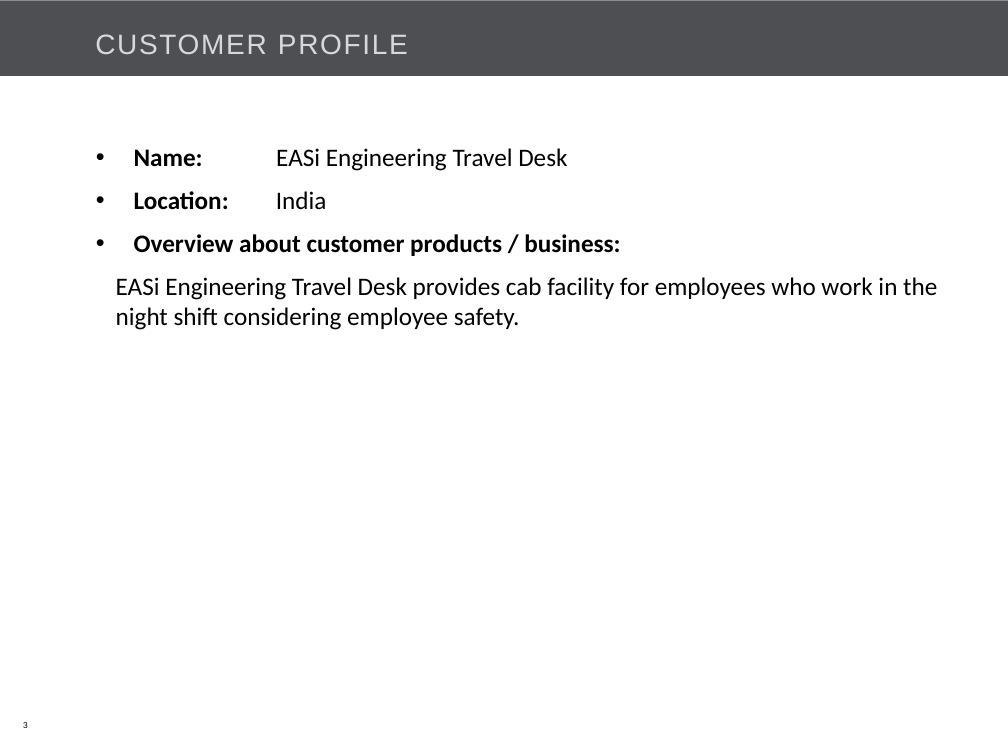
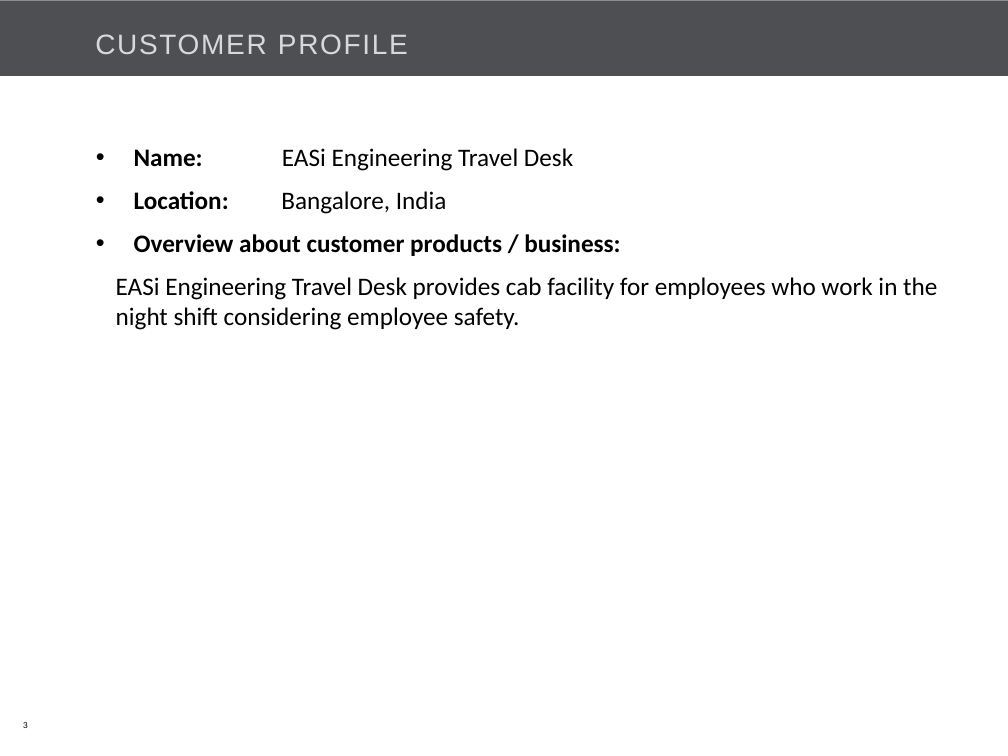
Before and after one commit to Bajarangi/demo, a slide deck: slide 3 of trunk/EasiCab/Documents/EASiCab_POC_kick off.pptx. Drawn at 1008x756 pixels with LibreOffice and Linux fonts; fonts in the diff are those of the drawing; background and template pictures are left out. Boxes give left, top, right and bottom in pixels: in the first picture for what was removed or moved away, otherwise in the second. Text is boxed around its words. In the diff, an @@ line names an element or a change of style, - is before the commit and + after.

```diff
--- a/trunk/EasiCab/Documents/EASiCab_POC_kick off.pptx
+++ b/trunk/EasiCab/Documents/EASiCab_POC_kick off.pptx
@@ text at (134, 191, 447, 214): text changed; bold off @@
-• Location: India
+• Location: Bangalore, India
```
Also in this commit, not shown: 4 other slides changed.
